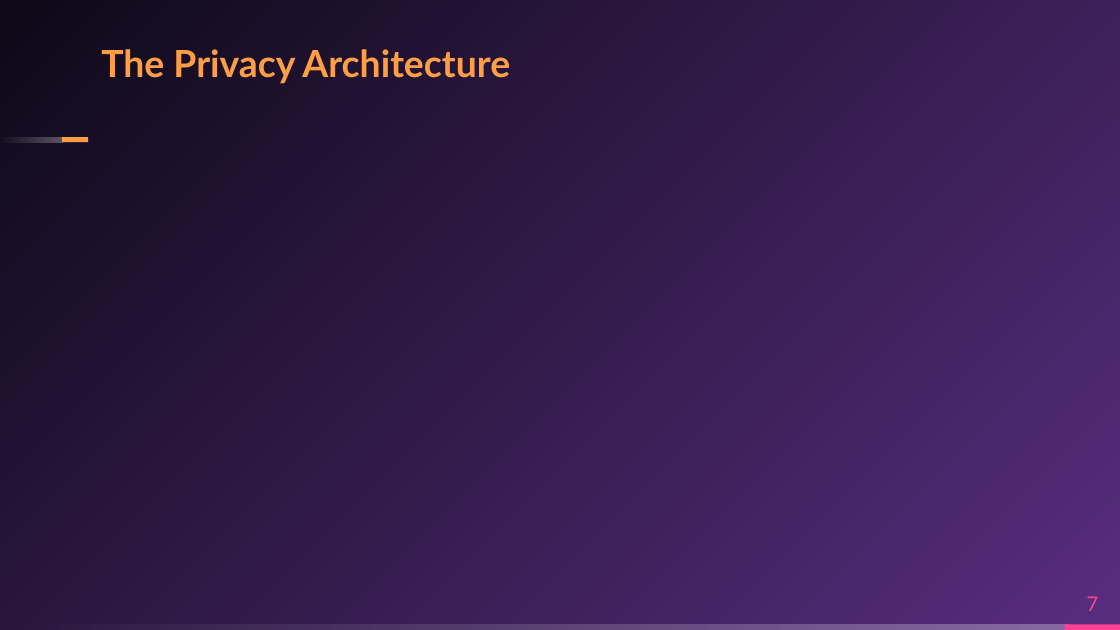
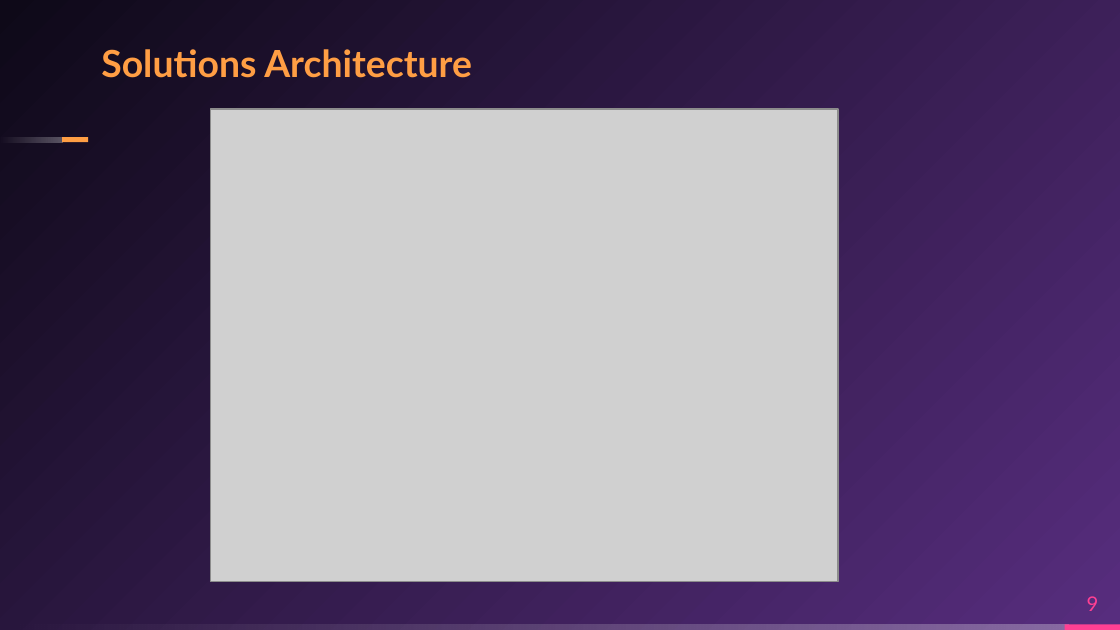
Before and after one commit to sacredvoid/hackUMass22, a slide deck: slide 9 of Meta-Indentity.pptx (slide 7 before the commit). Drawn at 1120x630 pixels with LibreOffice and Linux fonts; fonts in the diff are those of the drawing; grey boxes stand for pictures. Boxes give left, top, right and bottom in pixels: in the first picture for what was removed or moved away, otherwise in the second. Text is boxed around its words. In the diff, an @@ line names an element or a change of style, - is before the commit and + after.

```diff
--- a/Meta-Indentity.pptx
+++ b/Meta-Indentity.pptx
@@ title at [101,49,472,78]: text changed @@
-The Privacy Architecture
+Solutions Architecture
@@ picture added at [211,109,838,581] @@
@@ page number at [1087,596,1099,611]: text changed @@
-7
+9
```
Also in this commit, not shown: 6 other slides changed, 1 slide added.
